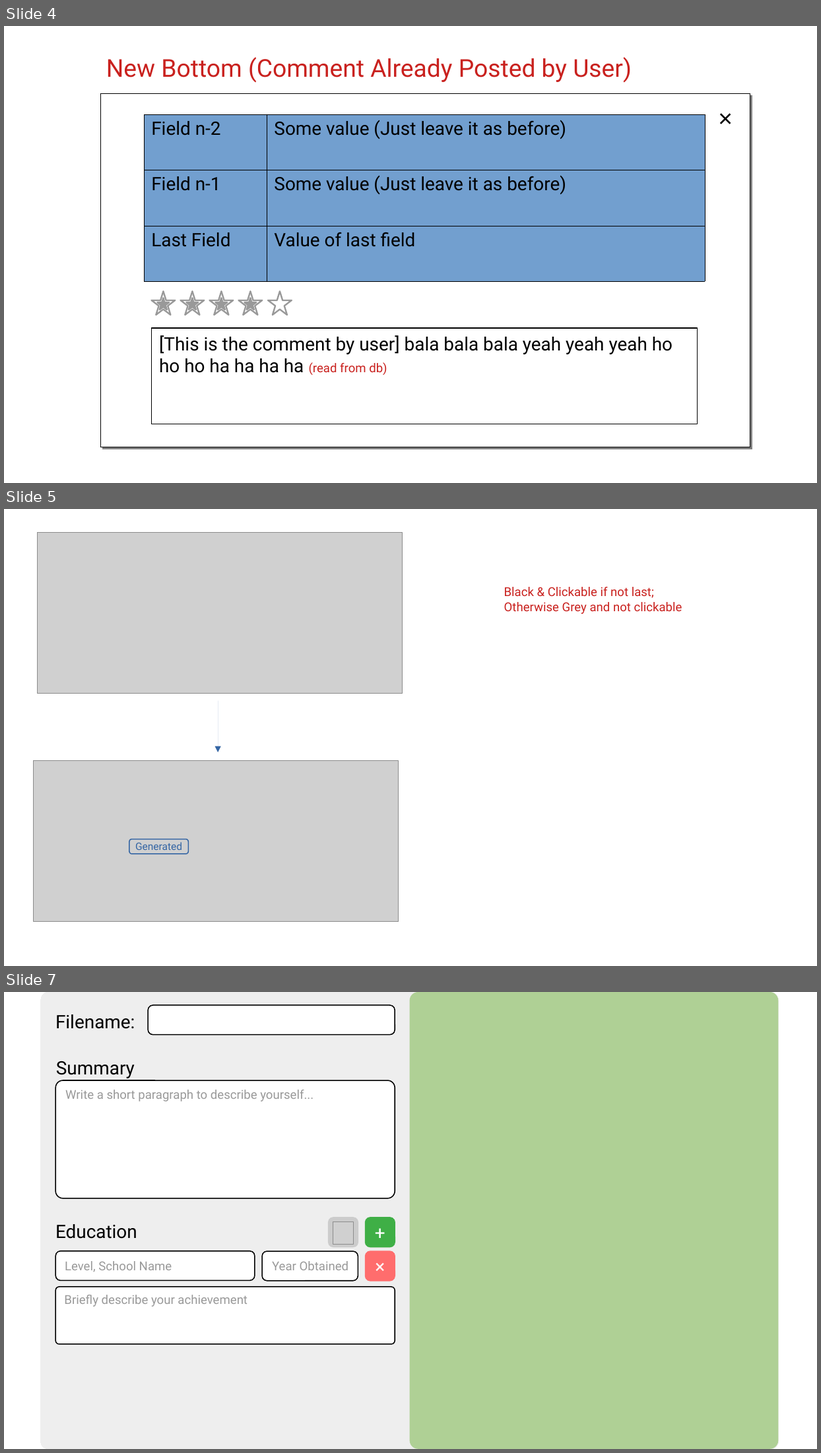
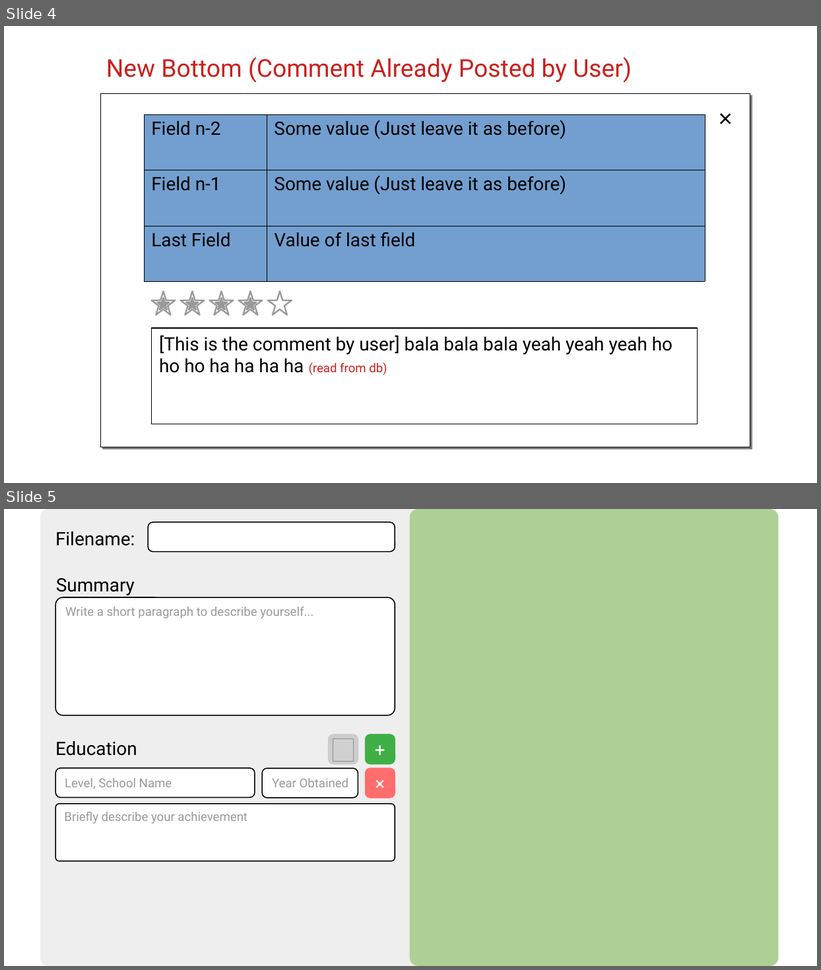
Before and after one commit to LKH10/Resudemo1, a slide deck: design/Generate.odp. Shown one above the other, each under a label of ours: slides 4, 5 and 7 before the commit, slides 4 and 5 after it; the slides between them are not shown. The pictures are 821x1453 and 821x970 pixels, drawn with LibreOffice and Linux fonts; fonts in the diff are those of the drawing; grey boxes stand for pictures. Boxes give left, top, right and bottom in pixels: in the first picture for what was removed or moved away, otherwise in the second. Text is boxed around its words. In the diff, an @@ line names an element or a change of style, - is before the commit and + after.

```diff
--- a/design/Generate.odp
+++ b/design/Generate.odp
@@ slide 5 removed at box(4, 509, 817, 966), background #FFFFFF @@
@@ picture removed at box(37, 533, 403, 693) @@
@@ text removed at box(504, 587, 682, 614) @@
-Black & Clickable if not last;
-Otherwise Grey and not clickable
@@ arrow removed from (218, 701) to (218, 753) @@
@@ picture removed at box(34, 761, 399, 922) @@
@@ rounded rectangle removed at box(129, 840, 188, 854) @@
-Generated
@@ what was slide 7 is now slide 5 @@
```
Also in this commit, not shown: 1 other slide removed, 5 other files.
